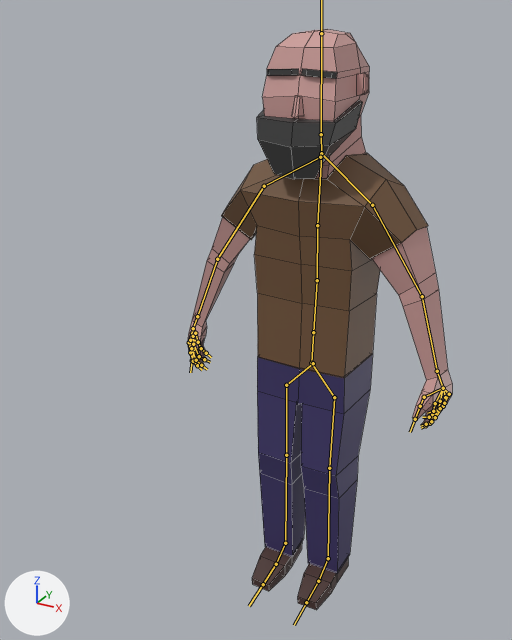
The FBX model Assets/Models/3D/game items/character.fbx: old version first, new version second.
Before and after are seen from a 50 mm lens placed at (1.49, -3.51, 3.52), pointed at (-0.21, -0.43, 1.99). Lighting does not change. The marker at lower left points along +X, +Y and +Z. The bones that bend it are drawn over the model as lines. Mesh edges are drawn as thin lines.
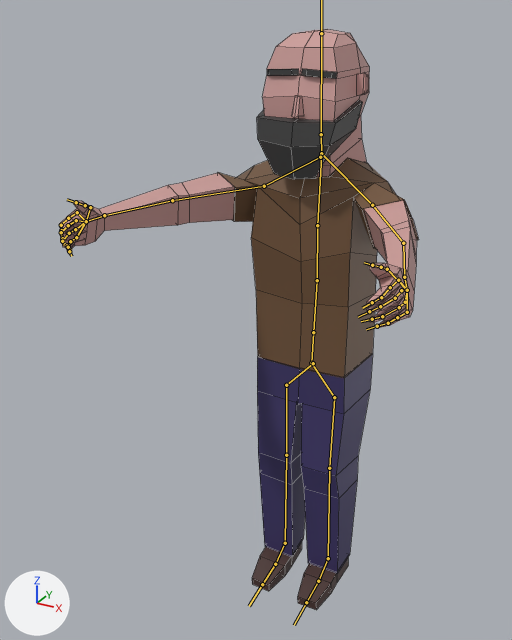
The newer file adds an action. The first version stands in its rest pose; the second is drawn at frame 6 of the action 'Character|Hold'.

The change in detail:
Bone 'Bone.006' (bone_bone_006) turns from (0, 0, 0) to (-53, -57, -13) degrees about its own x, y and z.
Bone 'Bone.029' (bone_bone_029) turns from (0, 0, 0) to (-71, 13, -56) degrees about its own x, y and z.

What differs and where, as boxes [x1, y1, x2, y2] in the pictures (512 x 640 px):
'Cube', posed (35% wider)
    before: [187, 29, 452, 610]
    after: [60, 29, 418, 610]
bone 'Bone.006', root to tip
    before: (372, 205) to (422, 296)
    after: (372, 205) to (403, 243)
bone 'Bone.029', root to tip
    before: (264, 186) to (217, 259)
    after: (264, 186) to (172, 200)
